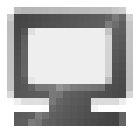
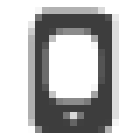
Layer changes from the first 140px x 140px image to the second:
hid group "swap_d_btn" (2 layers) over [left=7, top=7, right=133, bottom=126]
painted on "形狀 3 拷貝" over [left=21, top=28, right=112, bottom=91]
showed group "swap_m_btn" (3 layers) over [left=28, top=7, right=119, bottom=133]
